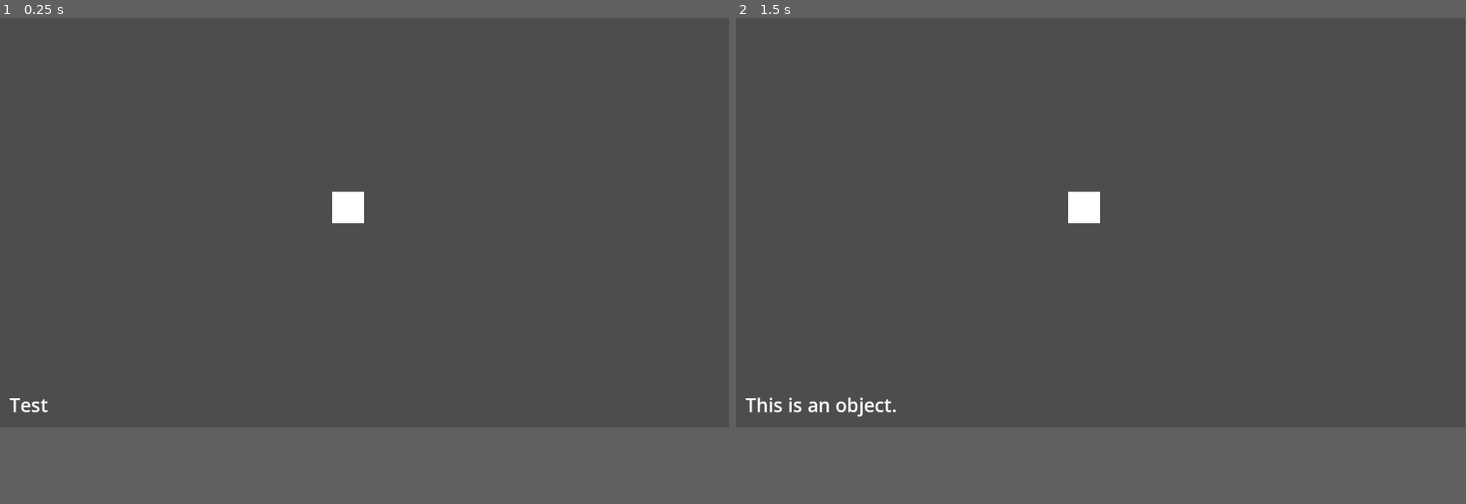
Above: before the commit, frames 1-2 (left to right).
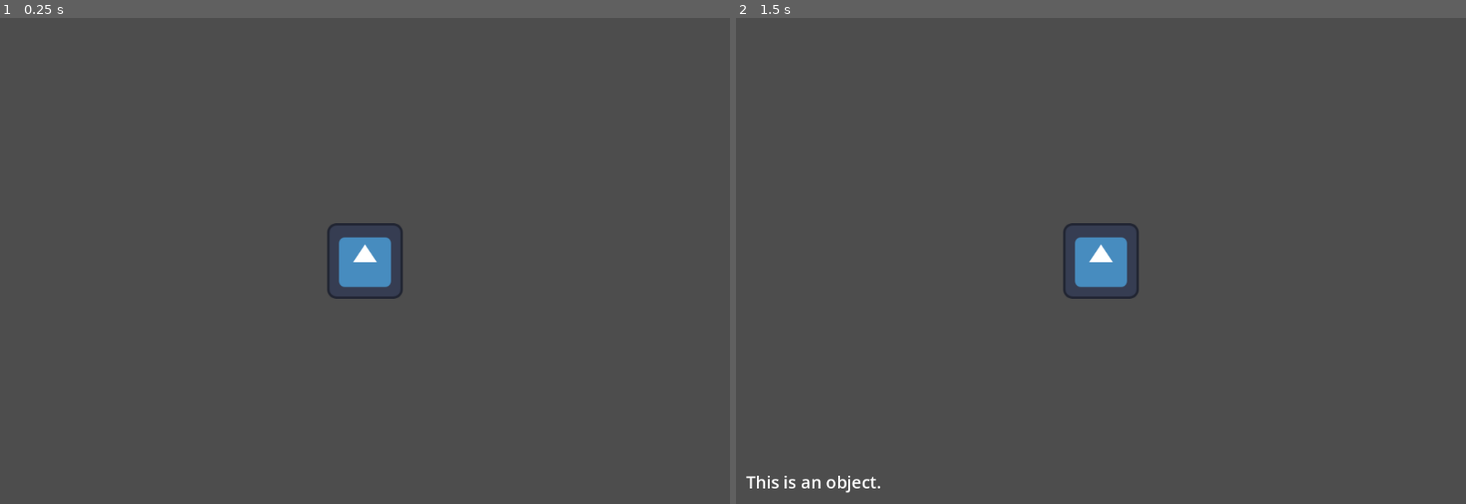
Above: after the commit, the same moments.

Repository: AEther-Frisko/point-n-click-game
Game: Godot game, scene res://shared/scenes/main.tscn
Two runs of this game, one before a commit and one after it. Both use one fixed random seed, a clock stepped at 60 frames per second and the inputs below. The engine's default icon, where the game draws it, is replaced by a stand-in: a white triangle on a blue panel in a dark square.
Inputs (mouse positions are in pixels of both pictures, inside the frame that each line leads up to):
- Up to frame 1 (0.25 s): no input
- Up to frame 2 (1.5 s): tap Enter at 0.5 s; move the mouse to (1086, 207) at 0.52 s; press the mouse at (1086, 207) at 0.53 s; tap Space at 1.25 s; move the mouse to (955, 241) at 1.27 s; release the mouse at (955, 241) at 1.28 s; click (955, 241) at 1.35 s
The window is 799x449 before the commit and 800x533 after it. Grey fills any space a smaller window leaves; there, only what the larger window draws over its background counts as a difference.

The runs differ from the first frame. In frame 1, 1.3% of the frame differs, in the area x 1-56%, y 35-82%; in frame 2, 1.7%, in the area x 1-56%, y 35-98%.

Commit message:
objects renamed to props, structure changed

Diff:
--- a/entities/objects/object.gd
+++ /dev/null
@@ -1,14 +0,0 @@
-extends Sprite2D
-
-signal object_clicked(desc: String)
-signal object_hovered(obj: String)
-
-func _ready() -> void:
-	var clickable_area = get_node("ClickableArea")
-	clickable_area.clicked.connect(_on_clicked)
-
-func _on_clicked() -> void:
-	object_clicked.emit("This is an object.")
-
-func _on_clickable_area_mouse_entered() -> void:
-	object_hovered.emit("Object")
--- a/entities/objects/object.tscn
+++ /dev/null
@@ -1,22 +0,0 @@
-[gd_scene format=3 uid="uid://d4ht3yljfmjvs"]
-
-[ext_resource type="Script" uid="uid://bj8ymnkhtlwat" path="res://entities/objects/object.gd" id="1_l2ofb"]
-[ext_resource type="Script" uid="uid://g6sjksb4ootf" path="res://systems/interaction/clickable_area.gd" id="2_3xuqs"]
-
-[sub_resource type="CanvasTexture" id="CanvasTexture_rfk7t"]
-
-[sub_resource type="RectangleShape2D" id="RectangleShape2D_l2ofb"]
-size = Vector2(1.25, 1.25)
-
-[node name="Object" type="Sprite2D" unique_id=1528497884]
-scale = Vector2(50, 50)
-texture = SubResource("CanvasTexture_rfk7t")
-script = ExtResource("1_l2ofb")
-
-[node name="ClickableArea" type="Area2D" parent="." unique_id=1286198309]
-script = ExtResource("2_3xuqs")
-
-[node name="CollisionShape2D" type="CollisionShape2D" parent="ClickableArea" unique_id=1983390619]
-shape = SubResource("RectangleShape2D_l2ofb")
-
-[connection signal="mouse_entered" from="ClickableArea" to="." method="_on_clickable_area_mouse_entered"]
--- /dev/null
+++ b/entities/props/prop.gd
@@ -0,0 +1,12 @@
+extends Node2D
+
+@export var description: String = "This is an object."
+
+signal prop_clicked(desc: String)
+
+func _ready() -> void:
+	var clickable_area = get_node("ClickableArea")
+	clickable_area.clicked.connect(_on_clicked)
+
+func _on_clicked() -> void:
+	prop_clicked.emit(description)
--- /dev/null
+++ b/entities/props/prop.tscn
@@ -0,0 +1,20 @@
+[gd_scene format=3 uid="uid://q57c5k076cra"]
+
+[ext_resource type="Script" uid="uid://ba5hfywndq3vs" path="res://entities/props/prop.gd" id="1_cdqb3"]
+[ext_resource type="Texture2D" uid="uid://ck65xypecjrwo" path="res://icon.svg" id="1_vlpb1"]
+[ext_resource type="PackedScene" uid="uid://bu6oosbwb10a6" path="res://systems/interaction/clickable_area.tscn" id="2_7c000"]
+
+[sub_resource type="RectangleShape2D" id="RectangleShape2D_cdqb3"]
+size = Vector2(16, 16)
+
+[node name="Prop" type="Node2D" unique_id=1491848127]
+script = ExtResource("1_cdqb3")
+
+[node name="Sprite2D" type="Sprite2D" parent="." unique_id=623627401]
+scale = Vector2(0.125, 0.125)
+texture = ExtResource("1_vlpb1")
+
+[node name="ClickableArea" parent="." unique_id=489507799 instance=ExtResource("2_7c000")]
+
+[node name="CollisionShape2D" type="CollisionShape2D" parent="ClickableArea" unique_id=1073838876]
+shape = SubResource("RectangleShape2D_cdqb3")
--- a/project.godot
+++ b/project.godot
@@ -19,6 +19,11 @@
 config/features=PackedStringArray("4.6", "Forward Plus")
 config/icon="res://icon.svg"
 
+[display]
+
+window/size/viewport_width=1080
+window/size/viewport_height=720
+
 [file_customization]
 
 folder_colors={
--- a/shared/scenes/main.tscn
+++ b/shared/scenes/main.tscn
@@ -1,8 +1,7 @@
 [gd_scene format=3 uid="uid://cxh75pt8f652c"]
 
-[ext_resource type="PackedScene" uid="uid://d4ht3yljfmjvs" path="res://entities/objects/object.tscn" id="1_cf20m"]
-[ext_resource type="PackedScene" uid="uid://cmpvvhj4yvt4x" path="res://systems/ui/text_display.tscn" id="2_1nha7"]
-[ext_resource type="Script" uid="uid://cn6xbudwf5irq" path="res://systems/ui/text_display.gd" id="2_n4xtn"]
+[ext_resource type="Script" uid="uid://c3w4jva14www2" path="res://systems/ui/gui.gd" id="1_1nha7"]
+[ext_resource type="PackedScene" uid="uid://q57c5k076cra" path="res://entities/props/prop.tscn" id="3_n4xtn"]
 
 [node name="Main" type="Node" unique_id=1543907092]
 
@@ -13,7 +12,8 @@
 anchor_bottom = 1.0
 grow_horizontal = 2
 grow_vertical = 2
-mouse_filter = 2
+mouse_filter = 1
+script = ExtResource("1_1nha7")
 
 [node name="MarginContainer" type="MarginContainer" parent="GUI" unique_id=1798613746]
 layout_mode = 1
@@ -27,15 +27,14 @@
 theme_override_constants/margin_right = 15
 theme_override_constants/margin_bottom = 15
 
-[node name="TextDisplay" parent="GUI/MarginContainer" unique_id=964846851 instance=ExtResource("2_1nha7")]
+[node name="Label" type="Label" parent="GUI/MarginContainer" unique_id=1228492692]
 layout_mode = 2
 size_flags_horizontal = 0
 size_flags_vertical = 8
-theme_override_font_sizes/font_size = 30
-text = "Test"
-script = ExtResource("2_n4xtn")
+theme_override_font_sizes/font_size = 25
 
 [node name="World" type="Node2D" parent="." unique_id=931716194]
 
-[node name="Object" parent="World" unique_id=1528497884 instance=ExtResource("1_cf20m")]
-position = Vector2(550, 300)
+[node name="Prop" parent="World" unique_id=1491848127 instance=ExtResource("3_n4xtn")]
+position = Vector2(540, 360)
+scale = Vector2(7, 7)
--- /dev/null
+++ b/systems/interaction/clickable_area.tscn
@@ -0,0 +1,6 @@
+[gd_scene format=3 uid="uid://bu6oosbwb10a6"]
+
+[ext_resource type="Script" uid="uid://g6sjksb4ootf" path="res://systems/interaction/clickable_area.gd" id="1_nw7ri"]
+
+[node name="ClickableArea" type="Area2D" unique_id=489507799]
+script = ExtResource("1_nw7ri")
--- /dev/null
+++ b/systems/ui/gui.gd
@@ -0,0 +1,9 @@
+extends Control
+
+func _ready() -> void:
+	var prop = get_node("../World/Prop") # definitely want to change this later
+	prop.prop_clicked.connect(_on_prop_clicked)
+
+func _on_prop_clicked(desc: String) -> void:
+	var label = get_node("MarginContainer/Label")
+	label.text = desc
--- a/systems/ui/text_display.gd
+++ /dev/null
@@ -1,13 +0,0 @@
-extends Label
-
-# Definitely will not be staying this way, just testing
-func _ready() -> void:
-	var object = get_node("../../../World/Object")
-	object.object_clicked.connect(_on_object_clicked)
-	object.object_hovered.connect(_on_object_hovered)
-
-func _on_object_clicked(desc: String) -> void:
-	text = desc
-
-func _on_object_hovered(obj: String) -> void:
-	text = obj
--- a/systems/ui/text_display.tscn
+++ /dev/null
@@ -1,9 +0,0 @@
-[gd_scene format=3 uid="uid://cmpvvhj4yvt4x"]
-
-[node name="TextDisplay" type="Label" unique_id=964846851]
-anchors_preset = 2
-anchor_top = 1.0
-anchor_bottom = 1.0
-offset_top = -23.0
-offset_right = 40.0
-grow_vertical = 0
Not shown, removed: entities/objects/object.gd.uid
Not shown, added: entities/props/prop.gd.uid
Not shown, added: systems/ui/gui.gd.uid
Not shown, removed: systems/ui/text_display.gd.uid
